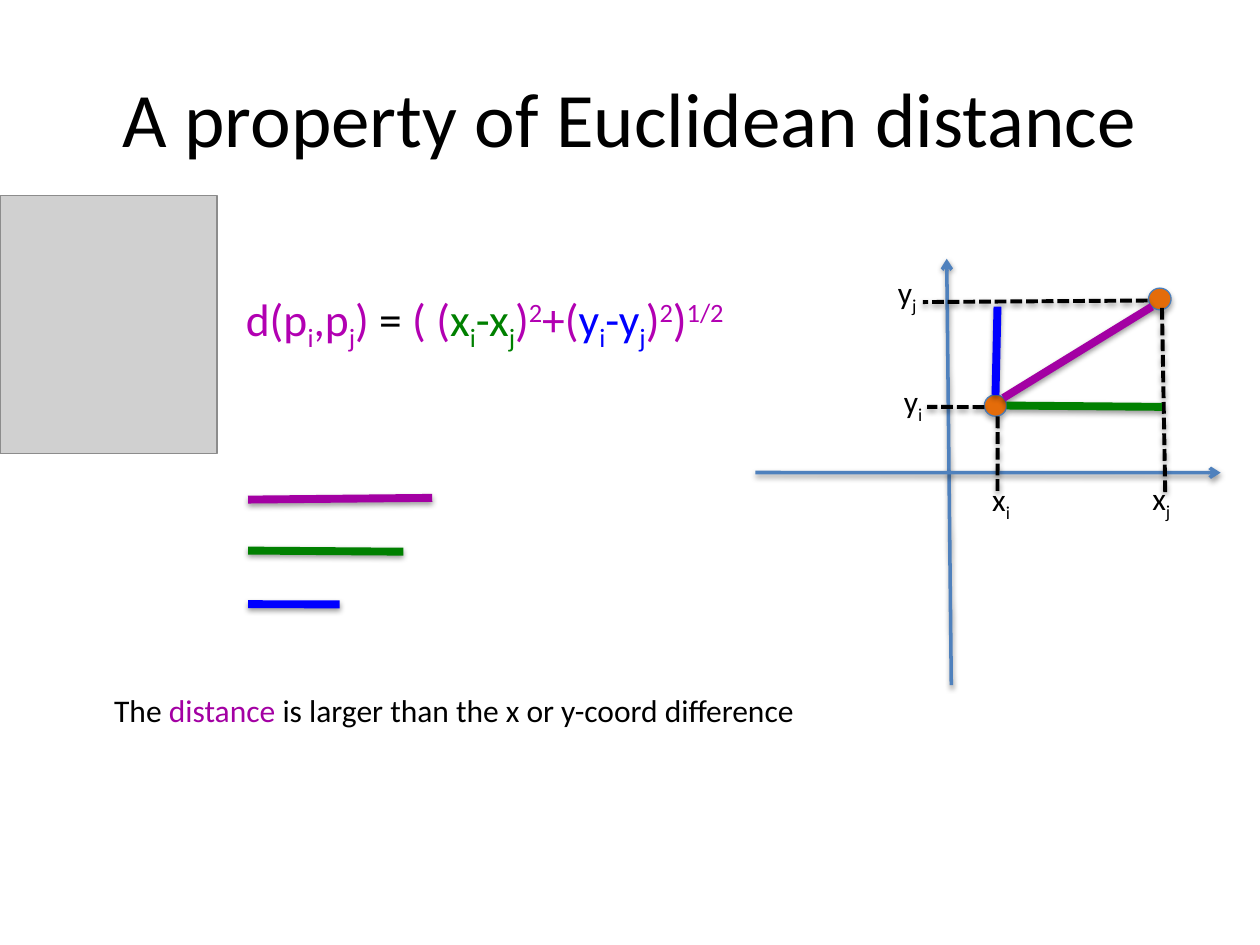
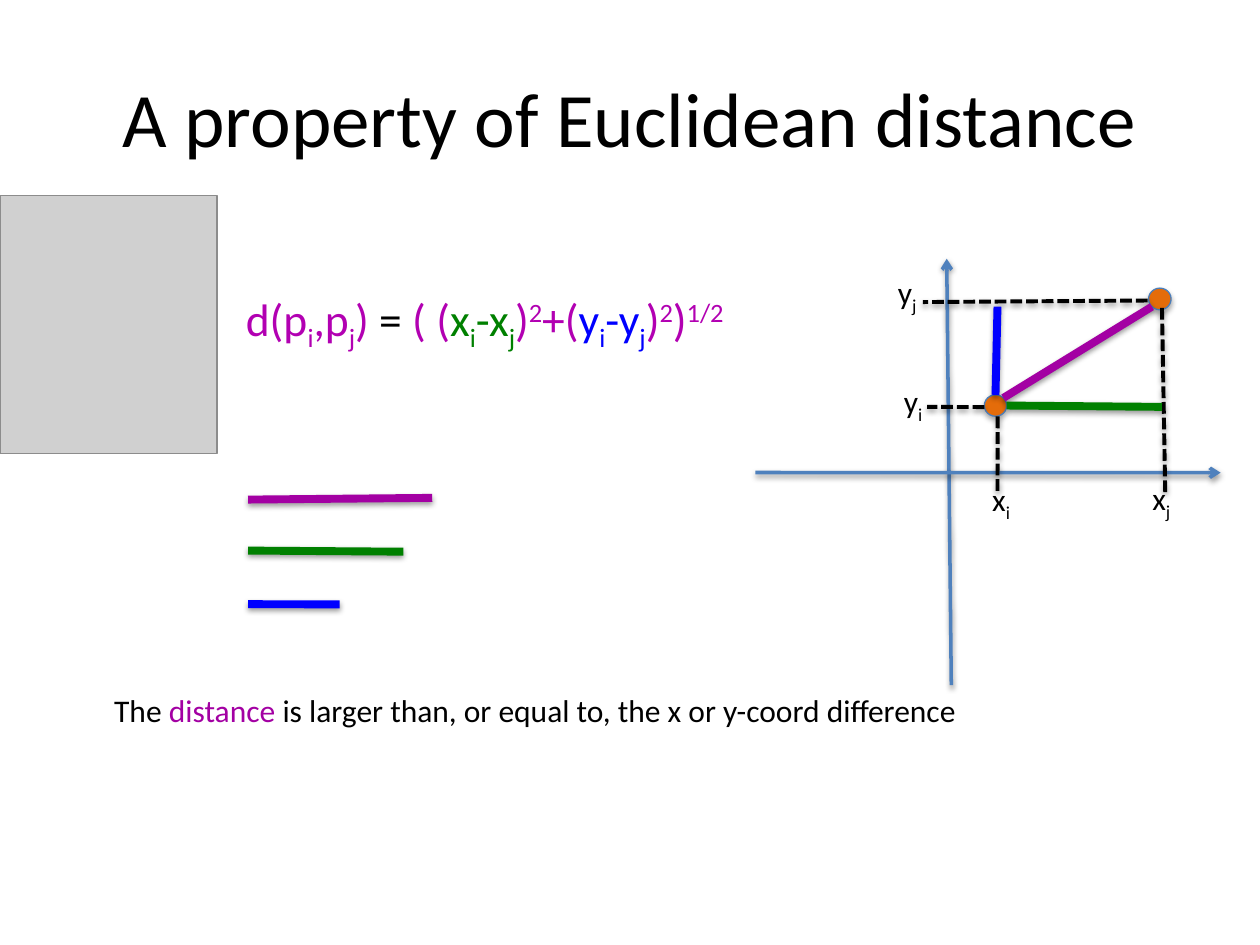
Before and after one commit to jessehartloff/Education, a slide deck: slide 5 of content/u18/cse331/media/slides/closestPoints.pptx. Drawn at 1260x945 pixels with LibreOffice and Linux fonts; fonts in the diff are those of the drawing; grey boxes stand for pictures. Boxes give left, top, right and bottom in pixels: in the first picture for what was removed or moved away, otherwise in the second. Text is boxed around its words. In the diff, an @@ line names an element or a change of style, - is before the commit and + after.

```diff
--- a/content/u18/cse331/media/slides/closestPoints.pptx
+++ b/content/u18/cse331/media/slides/closestPoints.pptx
@@ text at bbox=[114, 700, 956, 728]: text changed @@
-The distance is larger than the x or y-coord difference
+The distance is larger than, or equal to, the x or y-coord difference
```
Also in this commit, not shown: 1 slide removed, 2 other files.
